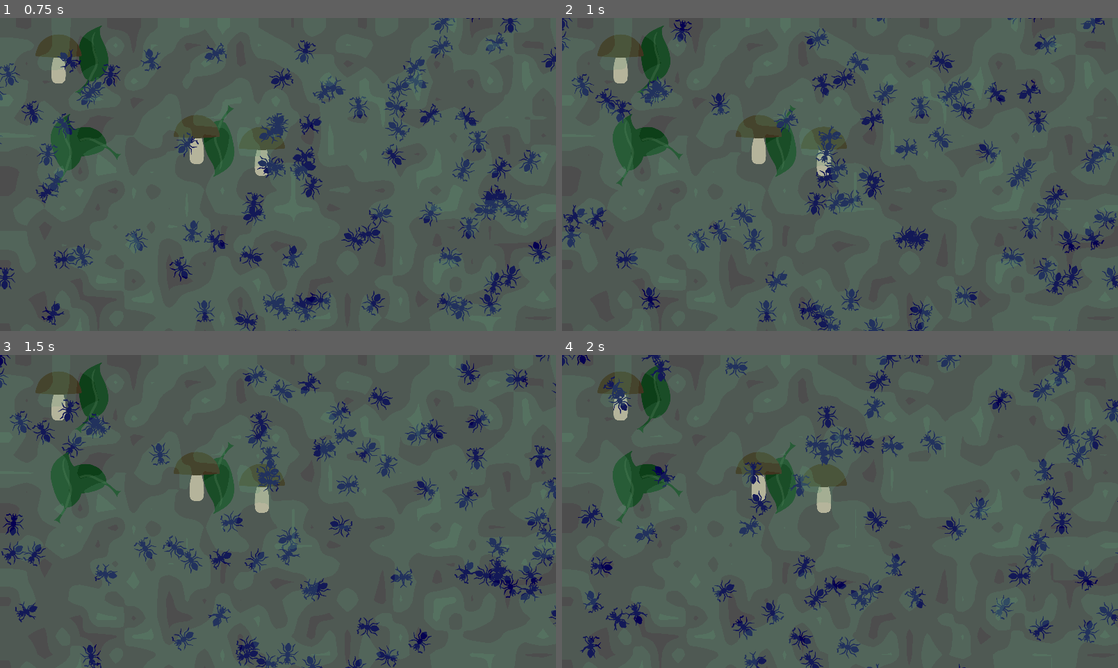
Above: before the commit, frames 1-4 (two rows, left to right).
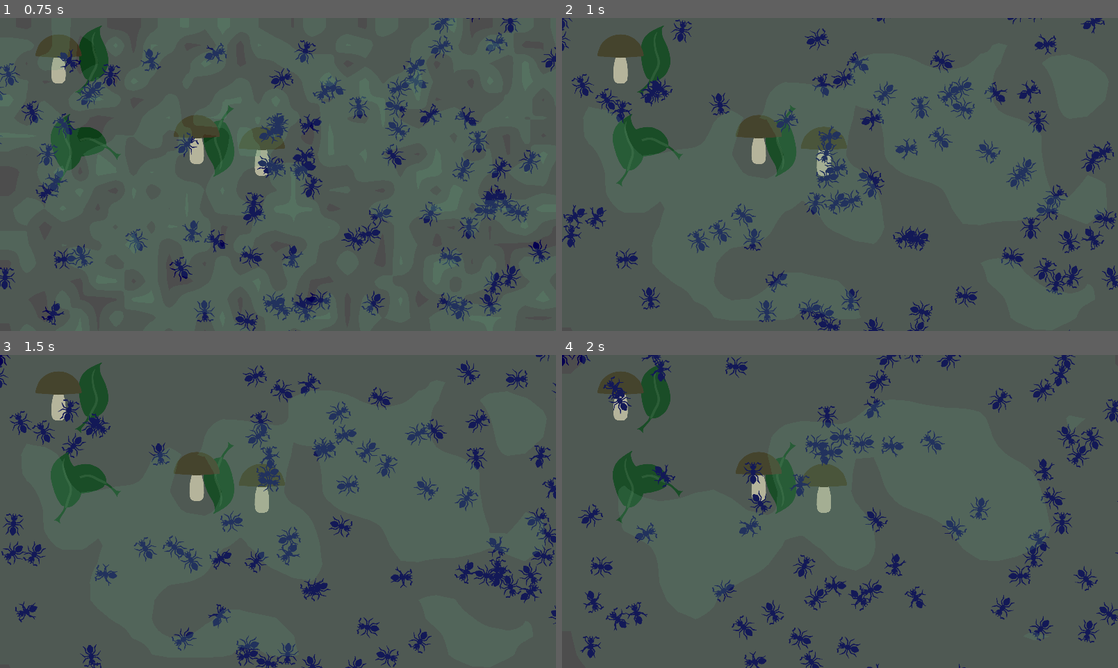
Above: after the commit, the same moments.

Repository: allemansratten/AntColonyTycoonDeluxe
Game: Godot game, scene res://game.tscn
The game is run twice, just before and just after one commit, with the same random seed, the same clock (stepped at 60 frames per second) and the same inputs.
Inputs (mouse positions are in pixels of both pictures, inside the frame that each line leads up to):
- Up to frame 1 (0.75 s): move the mouse to (400, 158) at 0.52 s; click (400, 158) at 0.67 s
- Up to frame 2 (1 s): no input
- Up to frame 3 (1.5 s): move the mouse to (166, 527) at 1.27 s; click (166, 527) at 1.42 s
- Up to frame 4 (2 s): no input

Frame 1 is identical in both runs. In frame 2, 1.9% of the frame differs, in the area x 0-100%, y 0-100%; in frame 3, 1.7%; in frame 4, 2.0%.

Commit message:
Pheromone Spread

Diff:
--- /dev/null
+++ b/Ant Types/builderAnt.gd
@@ -0,0 +1,10 @@
+extends "res://ant.gd"
+
+func perform_special_action():
+	print("Builder is constructing.")
+	# Implement the building behavior
+	construct_building()
+
+func construct_building():
+	# Logic to build structures in the game world
+	print("Building completed!")
--- /dev/null
+++ b/Ant Types/harvesterAnt.gd
@@ -0,0 +1,11 @@
+extends "res://ant.gd"
+
+
+func perform_special_action():
+	print("Harvester is gathering resources.")
+	# Implement the harvesting behavior
+	gather_resources()
+
+func gather_resources():
+	# Logic to gather resources in the game world
+	print("Resources collected!")
--- /dev/null
+++ b/Ant Types/warriorAnt.gd
@@ -0,0 +1,10 @@
+extends "res://ant.gd"
+
+func perform_special_action():
+	print("Warrior is attacking.")
+	# Implement the attacking behavior
+	attack_enemy()
+
+func attack_enemy():
+	# Logic for attacking enemies
+	print("Enemy defeated!")
--- a/ant.gd
+++ b/ant.gd
@@ -67,14 +67,12 @@
 			velocity = direction * randf_range(min_speed, max_speed)
 			move_and_slide()
 			_animated_sprite.play()
-
 			# Smooth rotation towards the target
 			var target_angle = direction.angle() + PI / 2
 			rotation = lerp_angle(rotation, target_angle, rotation_speed * _delta)
 		else:
 			is_moving = false
 			_animated_sprite.stop()
-			perform_special_action()
 			start_waiting()
 
 # This method is intended to be overridden by subclasses for unique behaviors
--- a/pheromone_layer.gd
+++ b/pheromone_layer.gd
@@ -2,7 +2,7 @@
 
 @export var grid_size = Vector2(16 * 2, 9 * 2)
 @export var overlay_color: Color = Color(1, 0, 0, 0.5)
-@export var decay_rate = 0.02  # Decay by 1%
+@export var decay_rate = 0.03  # Decay by 1%
 
 var grid_data = []
 var is_drawing = false  # To track if the user is currently drawing
@@ -78,7 +78,42 @@
 
 
 func decay_grid():
+	var new_grid = []
+
+	# Symmetric 5x5 Gaussian kernel
+	var kernel = [
+		[1.0, 4.0, 6.0, 4.0, 1.0],
+		[4.0, 16.0, 24.0, 16.0, 4.0],
+		[6.0, 24.0, 36.0, 24.0, 6.0],
+		[4.0, 16.0, 24.0, 16.0, 4.0],
+		[1.0, 4.0, 6.0, 4.0, 1.0]
+	]
+	var kernel_sum = 256.0  # Sum of all kernel values
+
+	# Create a new grid to store the blurred and decayed values
 	for y in range(int(grid_size.y)):
+		new_grid.append([])
 		for x in range(int(grid_size.x)):
-			grid_data[y][x] = max(0, grid_data[y][x] * (1 - decay_rate))
+			var sum = 0.0
+			var total_weight = 0.0
+
+			# Apply Gaussian blur around the current cell
+			for ky in range(-2, 3):
+				for kx in range(-2, 3):
+					var grid_x = x + kx
+					var grid_y = y + ky
+
+					# Ensure that the kernel doesn't go out of bounds
+					if grid_x >= 0 and grid_x < int(grid_size.x) and grid_y >= 0 and grid_y < int(grid_size.y):
+						var weight = kernel[ky + 2][kx + 2]
+						sum += grid_data[grid_y][grid_x] * weight
+
+			# Calculate the blurred value and apply decay
+			var blurred_value = sum / kernel_sum
+			new_grid[y].append(max(0, blurred_value * (1 - decay_rate)))  # Apply decay
+
+	# Replace the old grid with the new one
+	grid_data = new_grid
+
+	# Update the shader with the new grid
 	update_shader()
